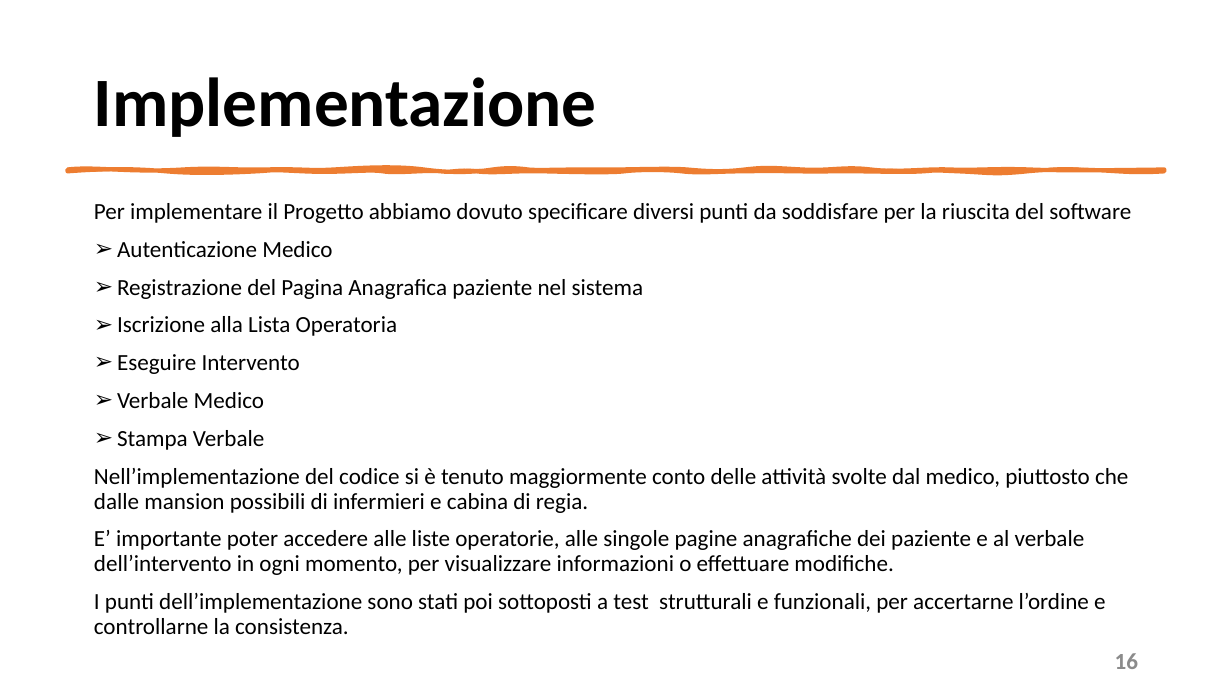
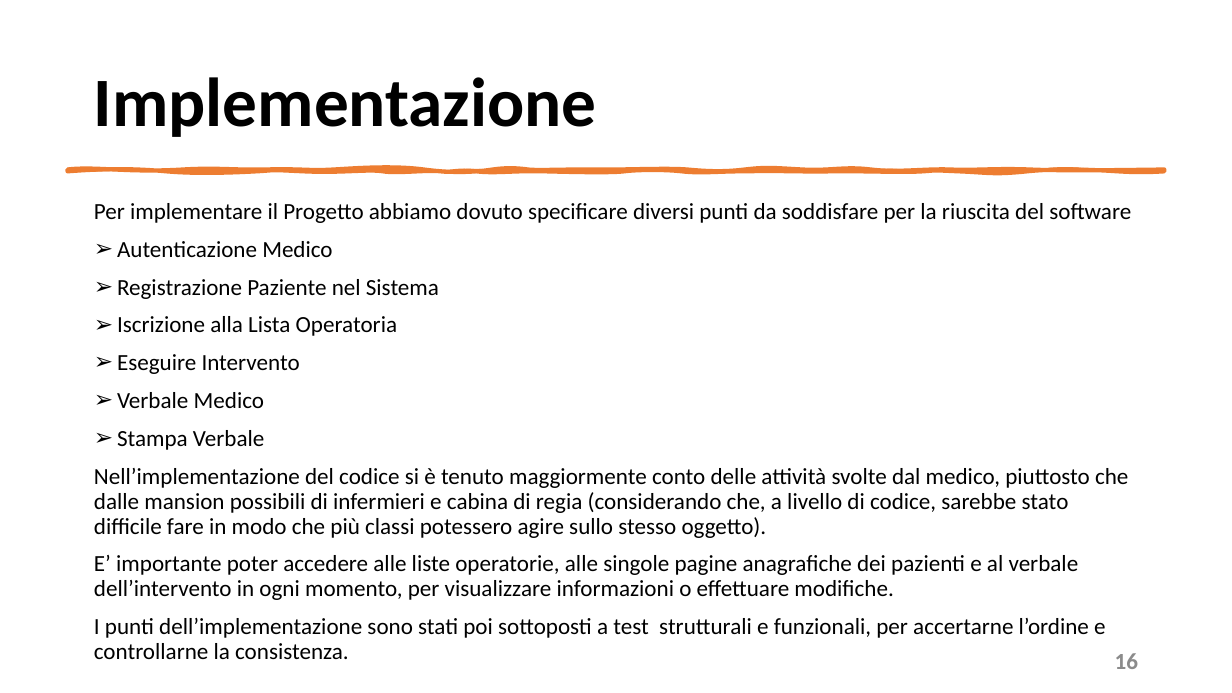
Before and after one commit to mangilimatteo/Progetto_Ingegneria_Software_Cattaneo_Mangili_Saini, a slide deck: slide 16 of Presentazione/Presentazione_Progetto.pptx. Drawn at 1232x693 pixels with LibreOffice and Linux fonts; fonts in the diff are those of the drawing. Boxes give left, top, right and bottom in pixels: in the first picture for what was removed or moved away, otherwise in the second. Text is boxed around its words. In the diff, an @@ line names an element or a change of style, - is before the commit and + after.

```diff
--- a/Presentazione/Presentazione_Progetto.pptx
+++ b/Presentazione/Presentazione_Progetto.pptx
@@ text at (x1=117, y1=279, x2=439, y2=299): text changed @@
-➢ Registrazione del Pagina Anagrafica paziente nel sistema
+➢ Registrazione Paziente nel Sistema
@@ text at (x1=94, y1=468, x2=1128, y2=600): text changed @@
-Nell’implementazione del codice si è tenuto maggiormente conto delle attività svolte dal medico, piuttosto che dalle mansion possibili di infermieri e cabina di regia.
-E’ importante poter accedere alle liste operatorie, alle singole pagine anagrafiche dei paziente e al verbale dell’intervento in ogni momento, per visualizzare informazioni o effettuare modifiche.
+Nell’implementazione del codice si è tenuto maggiormente conto delle attività svolte dal medico, piuttosto che dalle mansion possibili di infermieri e cabina di regia (considerando che, a livello di codice, sarebbe stato difficile fare in modo che più classi potessero agire sullo stesso oggetto).
+E’ importante poter accedere alle liste operatorie, alle singole pagine anagrafiche dei pazienti e al verbale dell’intervento in ogni momento, per visualizzare informazioni o effettuare modifiche.
```
Also in this commit, not shown: 5 other slides changed.
